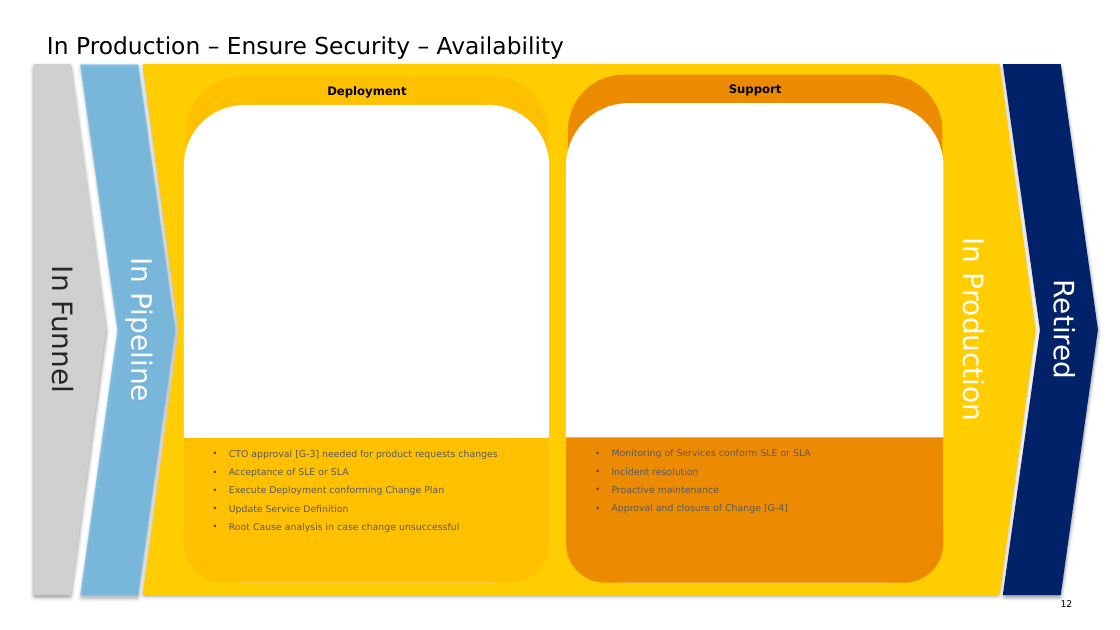
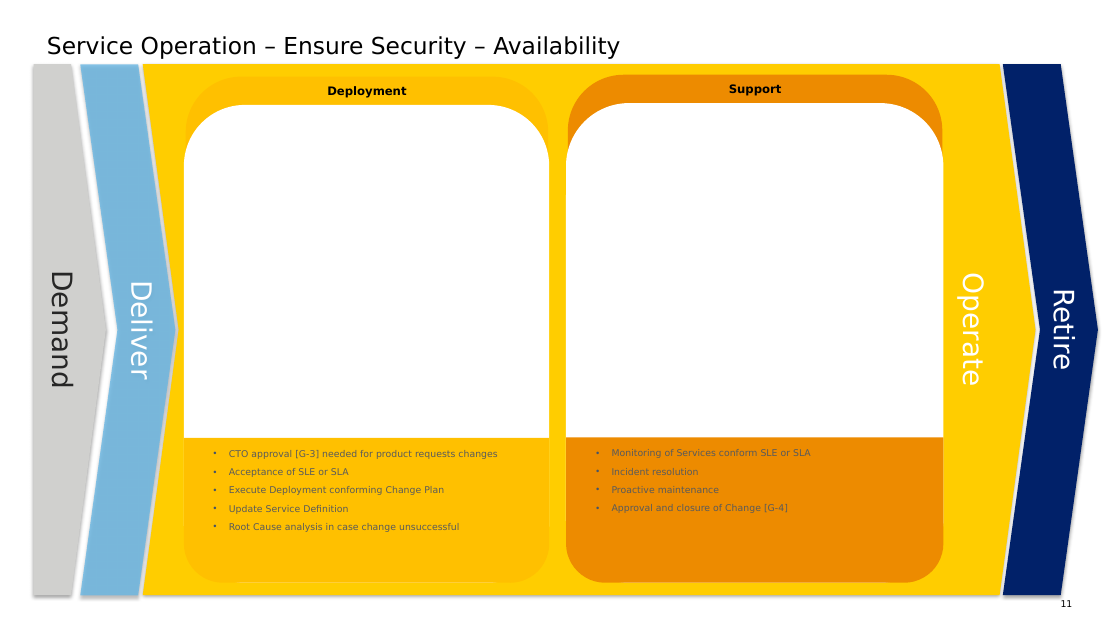
Before and after one commit to sjhoeksma/docs4it, a slide deck: slide 11 of support-material/docs4IT.pptx (slide 12 before the commit). Drawn at 1120x630 pixels with LibreOffice and Linux fonts; fonts in the diff are those of the drawing. Boxes give left, top, right and bottom in pixels: in the first picture for what was removed or moved away, otherwise in the second. Text is boxed around its words. In the diff, an @@ line names an element or a change of style, - is before the commit and + after.

Commit message:
Update Service Life Cycle

```diff
--- a/support-material/docs4IT.pptx
+++ b/support-material/docs4IT.pptx
@@ title at bbox=[47, 36, 620, 59]: text changed @@
-In Production – Ensure Security – Availability
+Service Operation – Ensure Security – Availability
@@ text in pentagon arrow at bbox=[45, 281, 78, 386]: text changed @@
-In Funnel
+Demand
@@ text in chevron at bbox=[125, 290, 158, 377]: text changed @@
-In Pipeline
+Deliver
@@ text in chevron at bbox=[957, 284, 990, 384]: text changed @@
-In Production
+Operate
@@ text in chevron at bbox=[1047, 297, 1080, 369]: text changed @@
-Retired
+Retire
@@ page number at bbox=[1061, 600, 1073, 607]: text changed @@
-12
+11
```
Also in this commit, not shown: 12 other slides changed, 4 slides added, 24 other files.
